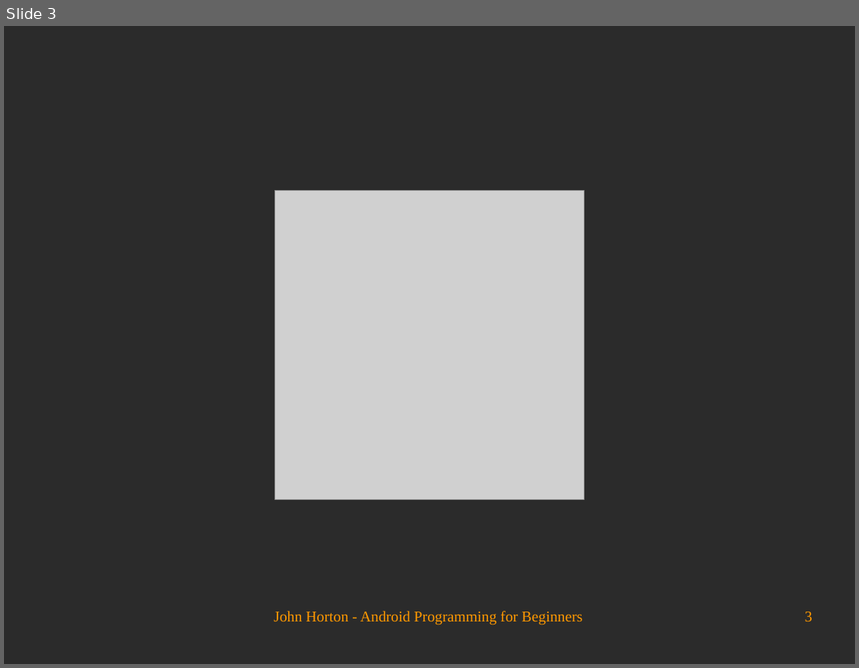
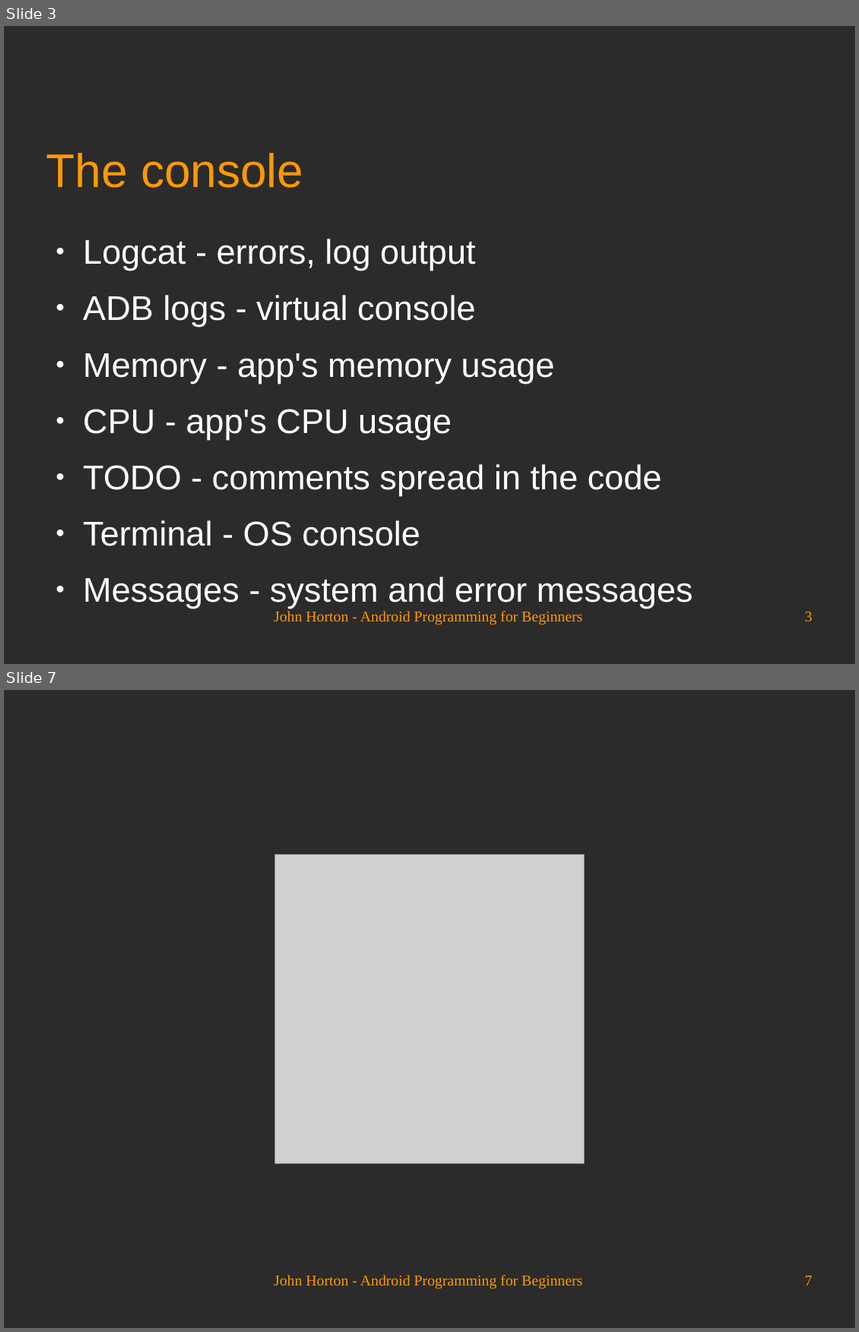
Before and after one commit to Academy-Soft-Intellect/Android-Programming-for-Beginners, a slide deck: 03_Exploring_Android_Studio.odp. Shown one above the other, each under a label of ours: slide 3 before the commit, slides 3 and 7 after it; the slides between them are not shown. The pictures are 859x668 and 859x1332 pixels, drawn with LibreOffice and Linux fonts; fonts in the diff are those of the drawing; grey boxes stand for pictures; background and template pictures are left out; a plain dark background stands for a picture behind light text. Boxes give left, top, right and bottom in pixels: in the first picture for what was removed or moved away, otherwise in the second. Text is boxed around its words. In the diff, an @@ line names an element or a change of style, - is before the commit and + after.

```diff
--- a/03_Exploring_Android_Studio.odp
+++ b/03_Exploring_Android_Studio.odp
@@ slide 3 added at [4,26,855,664], background picture (left out) @@
@@ title added at [47,153,303,188], 44 pt, text #FF9900 @@
+The console
@@ text added at [83,239,693,609], 32 pt, text #FFFFFF @@
+● Logcat - errors, log output
+● ADB logs - virtual console
+● Memory - app's memory usage
+● CPU - app's CPU usage
+● TODO - comments spread in the code
+● Terminal - OS console
+● Messages - system and error messages
@@ text added at [274,611,582,626], 14 pt, text #FF9900 @@
+John Horton - Android Programming for Beginners
@@ page number added at [805,612,813,622], 14 pt, text #FF9900 @@
+3
@@ what was slide 3 is now slide 7 @@
@@ page number at [805,1276,813,1286]: text changed @@
-3
+7
```
Also in this commit, not shown: 2 slides changed, 3 other slides added.
